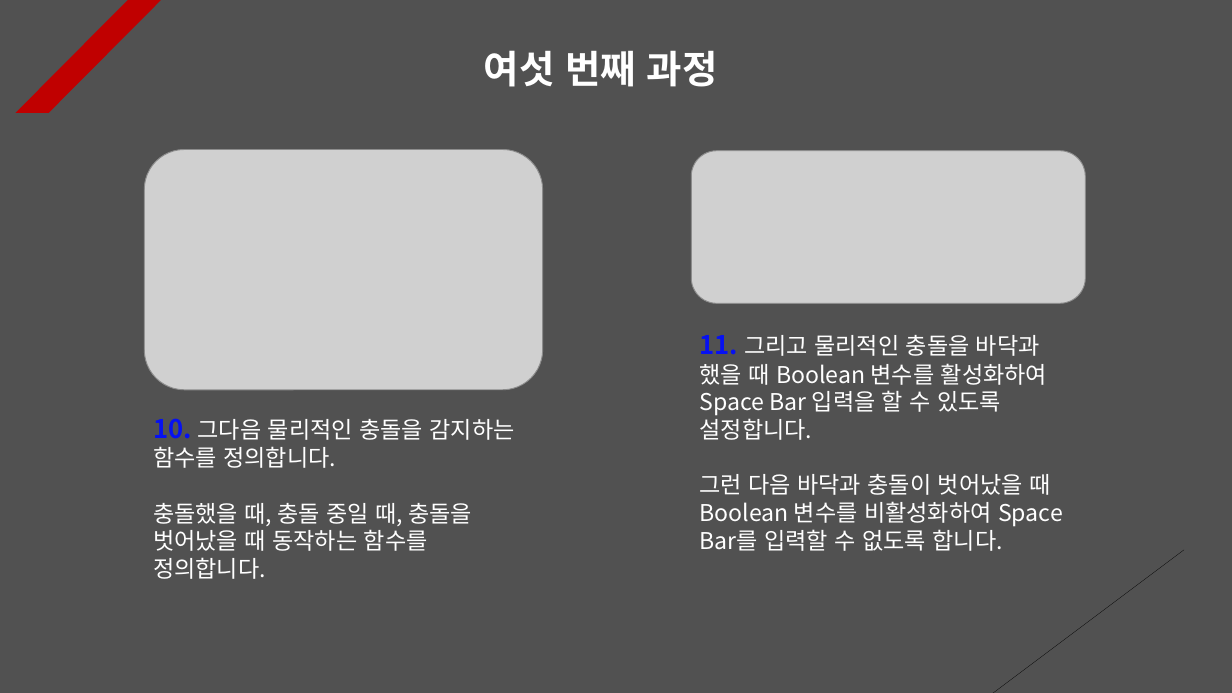
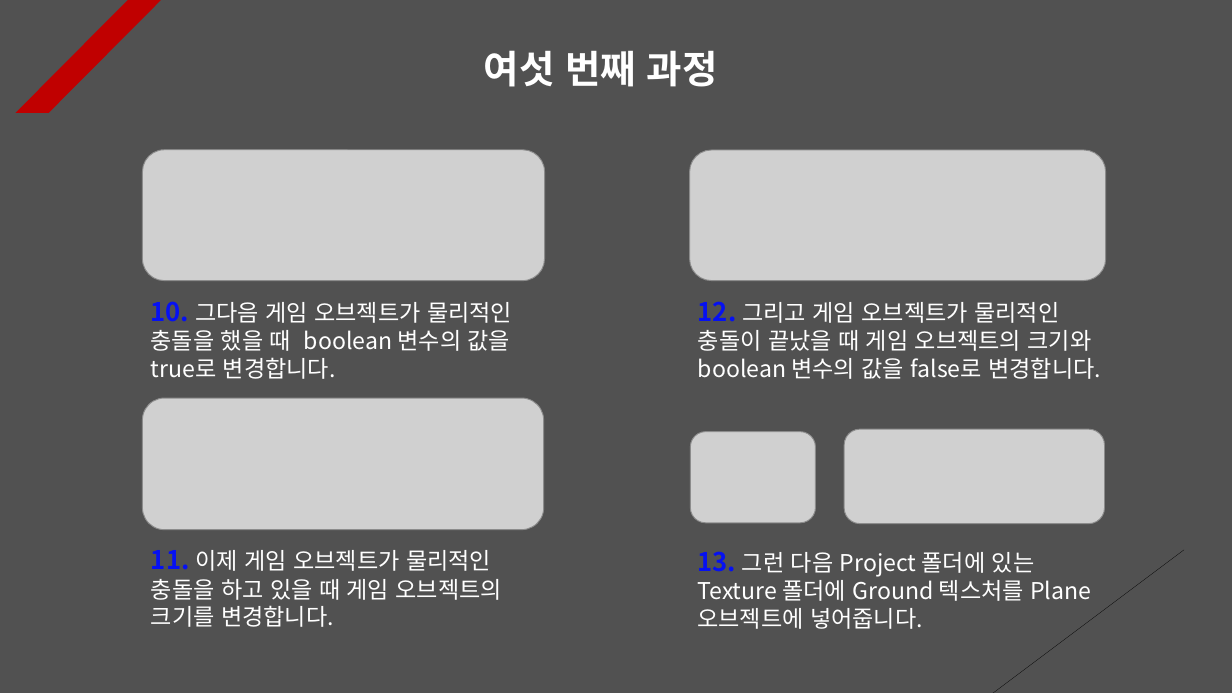
Before and after one commit to Unity2033/3D-UnityEngine, a slide deck: slide 5 of Assets/Class/Collision/PPT Data/Collision Example.pptx. Drawn at 1232x693 pixels with LibreOffice and Linux fonts; fonts in the diff are those of the drawing; grey boxes stand for pictures. Boxes give left, top, right and bottom in pixels: in the first picture for what was removed or moved away, otherwise in the second. Text is boxed around its words. In the diff, an @@ line names an element or a change of style, - is before the commit and + after.

```diff
--- a/Assets/Class/Collision/PPT Data/Collision Example.pptx
+++ b/Assets/Class/Collision/PPT Data/Collision Example.pptx
@@ picture: place and size @@
-picture at (144,150,543,390)
+picture at (142,150,544,281)
@@ picture: place and size @@
-picture at (691,151,1085,303)
+picture at (689,150,1105,280)
@@ text at (151,301,512,379): text changed @@
-10. 그다음 물리적인 충돌을 감지하는 함수를 정의합니다.
-충돌했을 때, 충돌 중일 때, 충돌을 벗어났을 때 동작하는 함수를 정의합니다.
+10. 그다음 게임 오브젝트가 물리적인 충돌을 했을 때 boolean 변수의 값을 true로 변경합니다.
@@ text at (698,301,1101,379): text changed @@
-11. 그리고 물리적인 충돌을 바닥과 했을 때 Boolean 변수를 활성화하여 Space Bar 입력을 할 수 있도록 설정합니다.
-그런 다음 바닥과 충돌이 벗어났을 때 Boolean 변수를 비활성화하여 Space Bar를 입력할 수 없도록 합니다.
+12. 그리고 게임 오브젝트가 물리적인 충돌이 끝났을 때 게임 오브젝트의 크기와 boolean 변수의 값을 false로 변경합니다.
@@ picture added at (142,398,543,530) @@
@@ picture added at (690,432,815,523) @@
@@ picture added at (845,430,1105,524) @@
@@ text added at (151,550,502,627), 18 pt, text #FFFFFF @@
+11. 이제 게임 오브젝트가 물리적인 충돌을 하고 있을 때 게임 오브젝트의 크기를 변경합니다.
@@ text added at (697,551,1091,629), 18 pt, text #FFFFFF @@
+13. 그런 다음 Project 폴더에 있는 Texture 폴더에 Ground 텍스처를 Plane 오브젝트에 넣어줍니다.
```
Also in this commit, not shown: 7 other slides changed, 1 slide removed, 28 other files.
